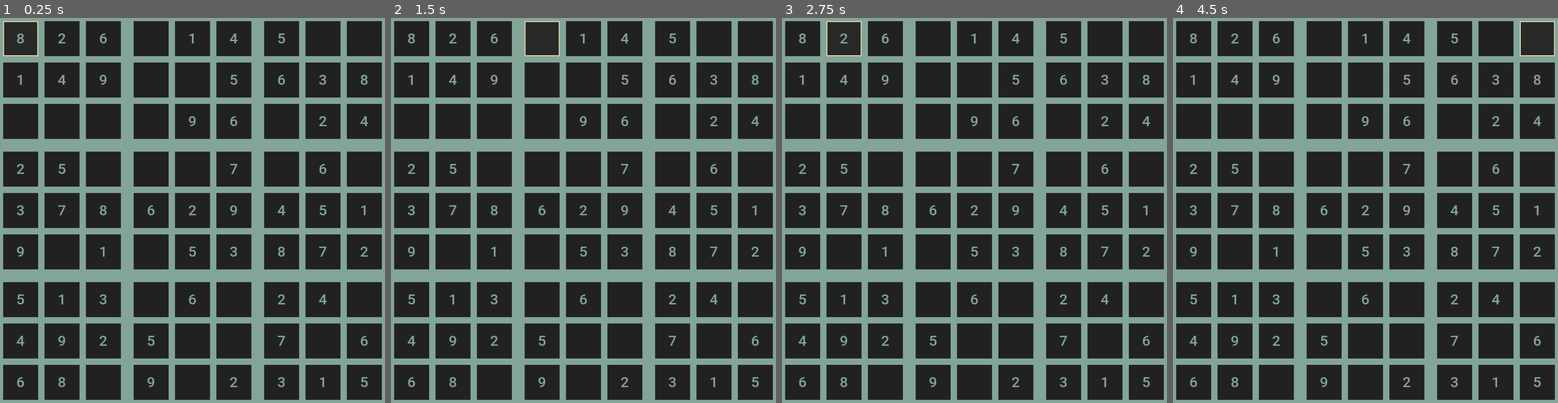
Above: before the commit, frames 1-4 (left to right).
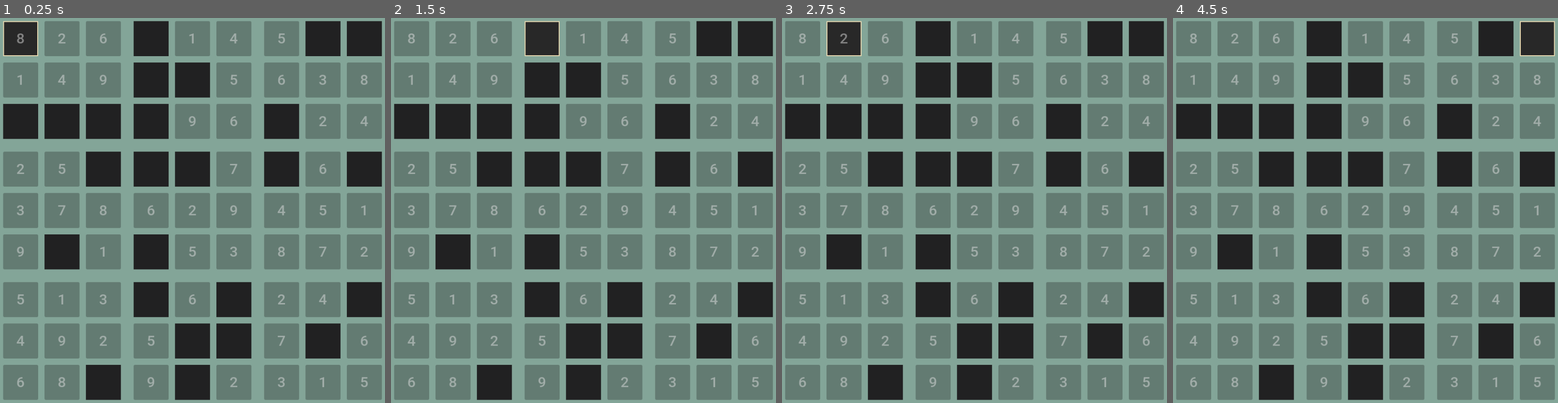
Above: after the commit, the same moments.

Repository: dudozermaks/GudokuOld
Game: Godot game, scene res://main.tscn
Same seed, same stepped clock (60 frames per second), same inputs: the game is played once before the commit and once after it.
Inputs (mouse positions are in pixels of both pictures, inside the frame that each line leads up to; where the layout moved, square brackets give the same spot in the first picture):
- Up to frame 1 (0.25 s): no input
- Up to frame 2 (1.5 s): click (410, 121) [410, 37] at 0.5 s; click (541, 37) at 1.27 s
- Up to frame 3 (2.75 s): click (843, 37) at 2 s, where only the run before the commit has a clickable "2"
- Up to frame 4 (4.5 s): click (1496, 37) at 2.77 s; click (1276, 37) at 3.5 s, where only the run before the commit has a clickable "6"; click (1538, 37) at 4.27 s

The runs differ from the first frame. In frame 1, 46% of the frame differs, in the area x 0-100%, y 0-100%; in frame 2, 47%; in frame 3, 46%; in frame 4, 47%.

Commit message:
change lock cell to disable cell

Diff:
--- a/cell.gd
+++ b/cell.gd
@@ -7,7 +7,7 @@
 
 
 func _input(_event):
-	if !has_focus() or is_locked:
+	if !has_focus() or disabled:
 		return;
 	for i in range(1, 10):
 		if Input.is_action_just_released(str(i)):
@@ -40,6 +40,5 @@
 	else:
 		remove_theme_font_size_override("font_size")
 
-func lock_if_not_empty():
-	if numbers.size() != 0:
-		is_locked = true
+func disable_if_not_empty():
+	disabled = numbers.size() != 0
--- a/field.gd
+++ b/field.gd
@@ -18,7 +18,7 @@
 	_fill_field(0, sqrt_board_size)
 	_remove_cells(25)
 
-	get_tree().call_group("cells", "lock_if_not_empty")
+	get_tree().call_group("cells", "disable_if_not_empty")
 	get_tree().call_group("cells", "update_text")
 
 	print(_validate())
